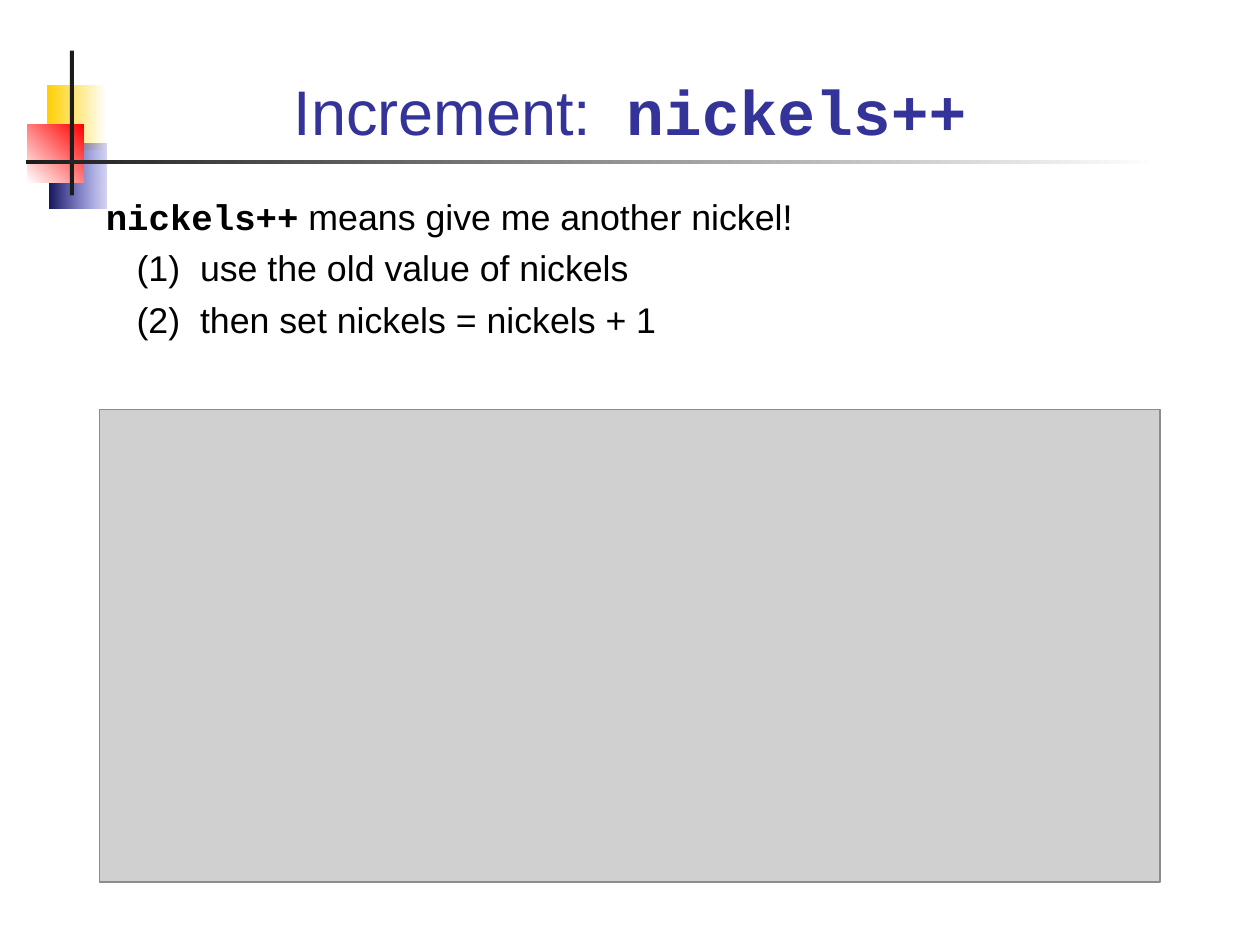
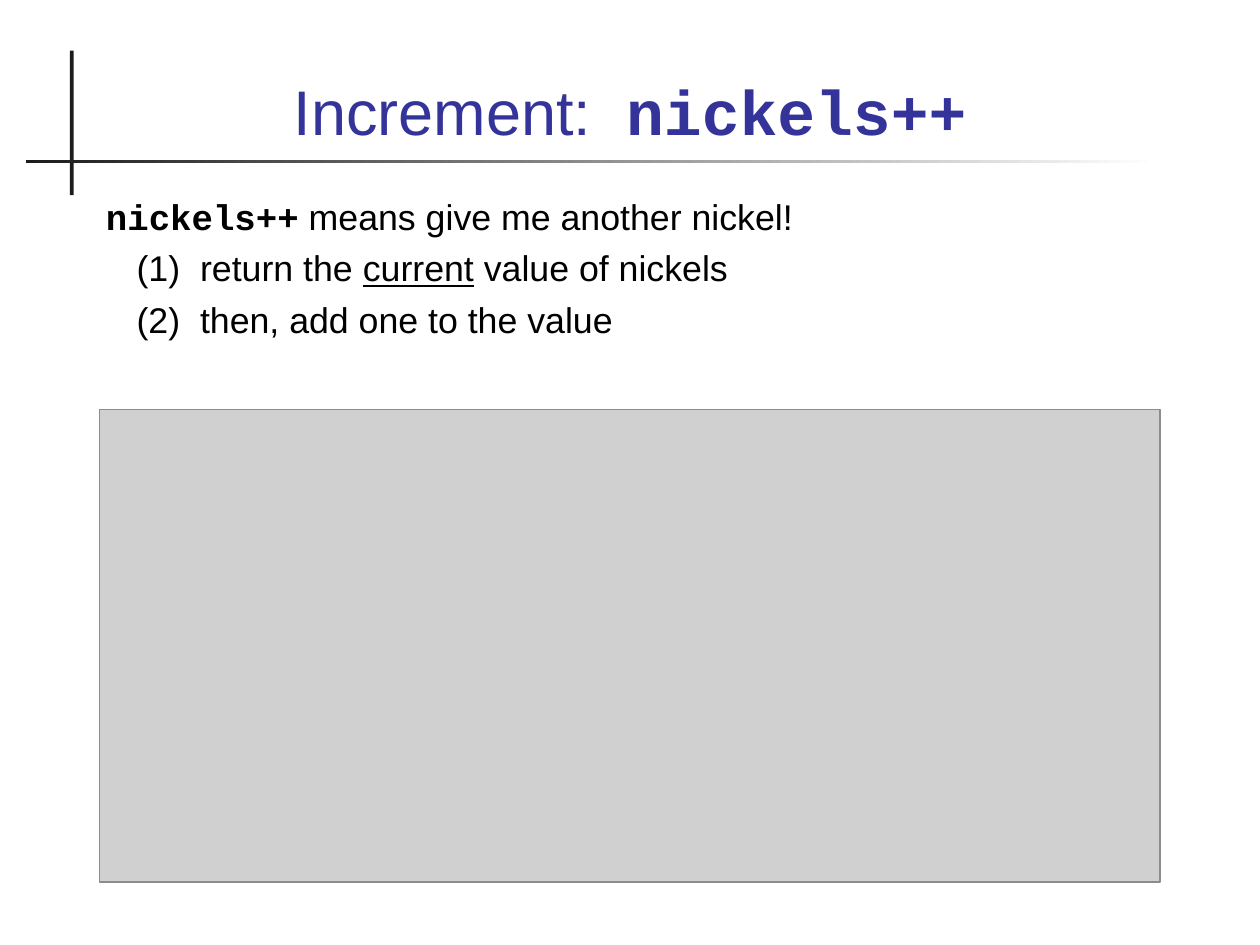
Before and after one commit to skeoop/skeoop.github.io, a slide deck: slide 25 of java-basics/04-Primitive-Operations.ppt (slide 26 before the commit). Drawn at 1260x945 pixels with LibreOffice and Linux fonts; fonts in the diff are those of the drawing; grey boxes stand for pictures. Boxes give left, top, right and bottom in pixels: in the first picture for what was removed or moved away, otherwise in the second. Text is boxed around its words. In the diff, an @@ line names an element or a change of style, - is before the commit and + after.

```diff
--- a/java-basics/04-Primitive-Operations.ppt
+++ b/java-basics/04-Primitive-Operations.ppt
@@ rectangle removed at box(47, 84, 106, 150) @@
@@ rectangle removed at box(28, 125, 84, 183) @@
@@ rectangle removed at box(49, 144, 106, 209) @@
@@ text at box(137, 255, 728, 340): text changed @@
-(1) use the old value of nickels
-(2) then set nickels = nickels + 1
+(1) return the current value of nickels
+(2) then, add one to the value
```
Also in this commit, not shown: 31 other slides changed, 1 slide removed, 30 other files.
